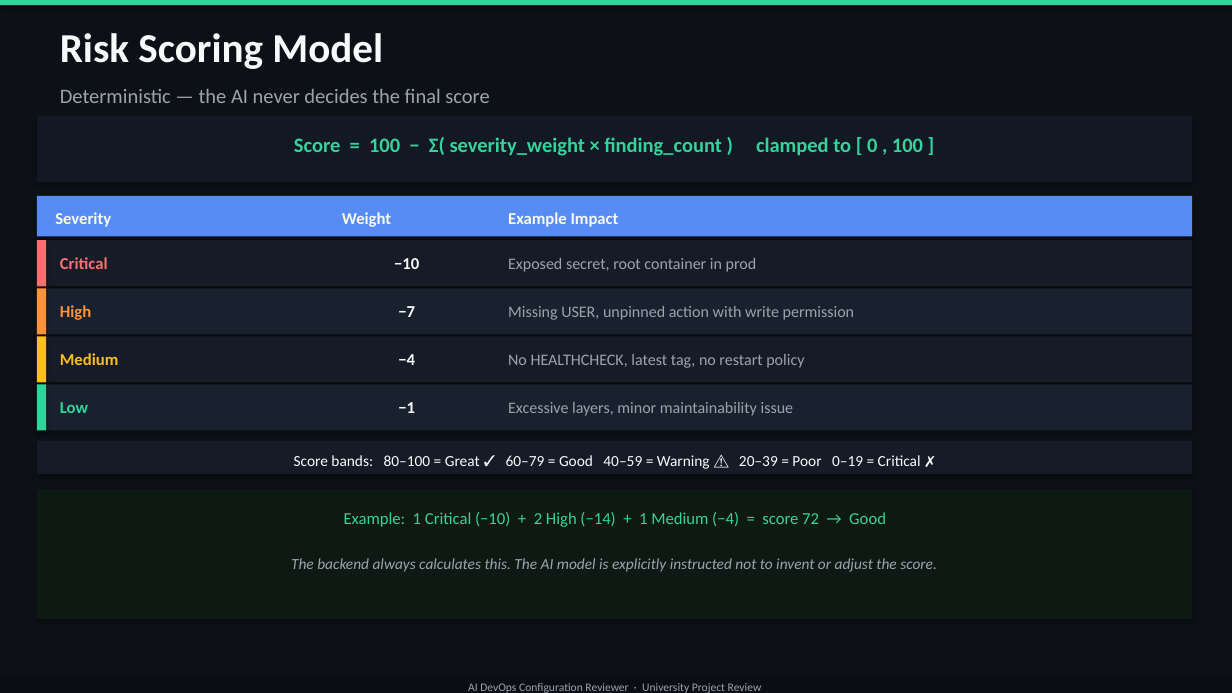
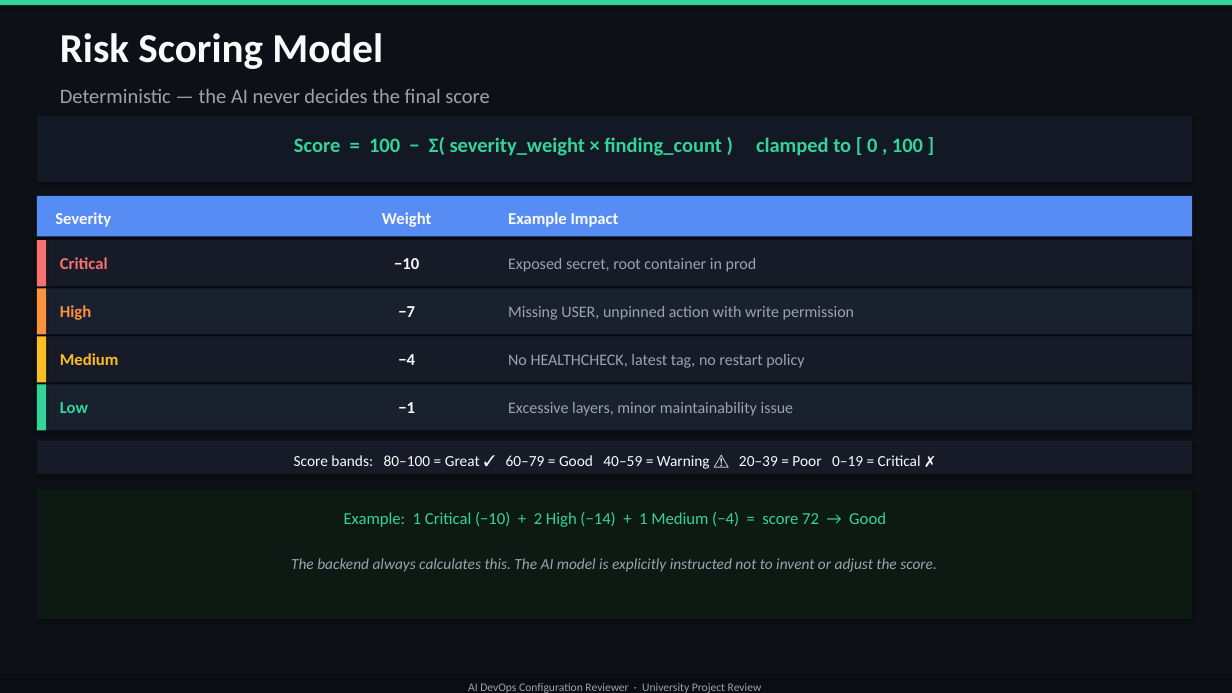
Before and after one commit to Dhvani16/ai-devops-configuration-reviewer, a slide deck: slide 10 of AI_DevOps_Reviewer_Presentation.pptx. Drawn at 1232x693 pixels with LibreOffice and Linux fonts; fonts in the diff are those of the drawing. Boxes give left, top, right and bottom in pixels: in the first picture for what was removed or moved away, otherwise in the second. Text is boxed around its words. In the diff, an @@ line names an element or a change of style, - is before the commit and + after.

```diff
--- a/AI_DevOps_Reviewer_Presentation.pptx
+++ b/AI_DevOps_Reviewer_Presentation.pptx
@@ text "Weight" at [382,212,431,227]: alignment left to centre @@
```
Also in this commit, not shown: 2 other slides changed.
